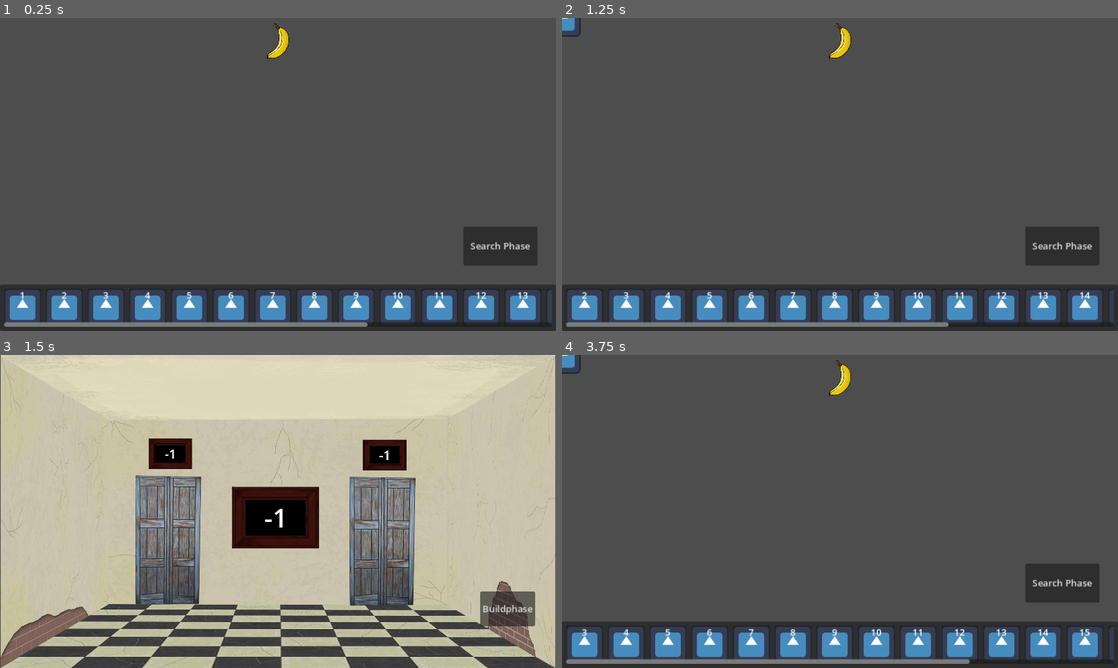
Above: before the commit, frames 1-4 (two rows, left to right).
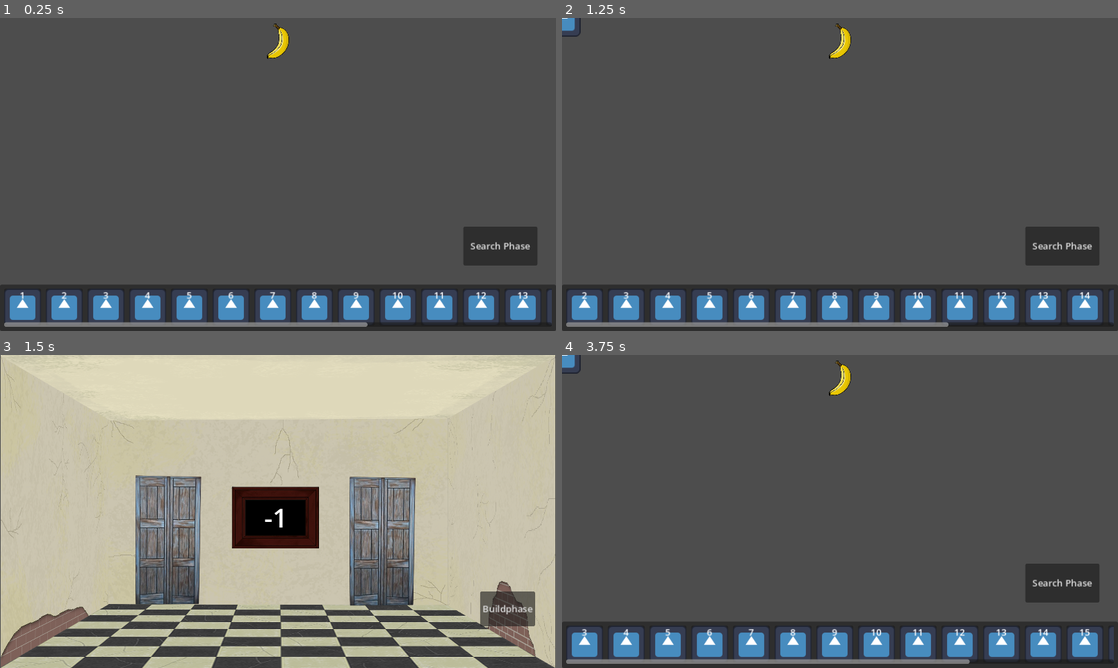
Above: after the commit, the same moments.

Repository: Combativ/AlgoDitTutorial
Game: Godot game, scene res://scenes/main.tscn
Two runs of this game, one before a commit and one after it. Both use one fixed random seed, a clock stepped at 60 frames per second and the inputs below. The engine's default icon, where the game draws it, is replaced by a stand-in: a white triangle on a blue panel in a dark square.
Inputs (mouse positions are in pixels of both pictures, inside the frame that each line leads up to):
- Up to frame 1 (0.25 s): no input
- Up to frame 2 (1.25 s): click (584, 305) at 0.52 s
- Up to frame 3 (1.5 s): click "Search Phase" at 1.25 s
- Up to frame 4 (3.75 s): click (945, 542) at 2.02 s; click "Buildphase" at 2.75 s; click (584, 642) at 3.52 s

Frames 1-2 are identical in both runs. In frame 3, 1.6% of the frame differs, in the area x 26-74%, y 26-37%; in frame 4, nothing differs.
Error before the commit: Invalid call. Nonexistent function 'get_left_child_node' in base 'Nil'. (res://scenes/search_phase/scripts/room.gd:37)

Commit message:
[Bugfix] Null-Door
Der Bug, dass ein Blatt weiterhin die alten Nummern über den Türen anzeigt wurde behoben

Der Bug, dass das Spiel abstürzt, wenn in einem Blatt auf eine Tür geklickt wird, wurde behoben

Die Nummern über den Türen werden nicht mehr angezeigt (lässt sich leicht umschalten)

Diff:
--- a/globals/global.gd
+++ b/globals/global.gd
@@ -9,3 +9,5 @@
 		tree_root = node
 	get():
 		return tree_root
+
+var path_tracker: Array = []
--- a/scenes/search_phase/scenes/door.tscn
+++ b/scenes/search_phase/scenes/door.tscn
@@ -11,9 +11,9 @@
 offset_right = 40.0
 offset_bottom = 40.0
 texture_normal = ExtResource("2_a3lmd")
-texture_hover = ExtResource("2_a3lmd")
 
 [node name="DoorNumber" parent="." instance=ExtResource("3_lt8sn")]
+visible = false
 position = Vector2(58, -231)
 scale = Vector2(0.5, 0.5)
 
--- a/scenes/search_phase/scripts/CONTROLLER_SEARCHPHASE.gd
+++ b/scenes/search_phase/scripts/CONTROLLER_SEARCHPHASE.gd
@@ -33,7 +33,3 @@
 		DOOR_IMG_DOORPLATE = img
 	get():
 		return DOOR_IMG_DOORPLATE
-
-#TODO creating null door && references if Room is leaf
-#func get_null_door():
-	#Door door = Door.new()
--- a/scenes/search_phase/scripts/door.gd
+++ b/scenes/search_phase/scripts/door.gd
@@ -65,15 +65,24 @@
 
 ##returns the reference to the room behind this door
 func get_door_node() -> SnapTargetNode:
-	return door_node
+	return self.door_node
+
+##returns the entire label of the door to give access to more detailed instructions for the door´s number field
+func get_door_label() -> Label:
+	return self.door_number
+
+func get_door_hitbox() -> TextureButton:
+	return self.door_hitbox
 
 #TODO something wents wrong (get_number() does not exist? but it actually does)
 ##updates the door´s number to the number of the room, this door references to
 func update() -> void:
 	if self.door_node != null:
 		set_number(self.door_node.get_number())
+		door_hitbox.set_disabled(false)
 	else:
-		print("door_node is null")
+		door_number.text = ""
+		door_hitbox.set_disabled(true)
 
 ##uses the method "move_to_room" from the Room class and hands over it´s own door_node
 func move_trough_door() -> void:
--- a/scenes/search_phase/scripts/room.gd
+++ b/scenes/search_phase/scripts/room.gd
@@ -36,10 +36,6 @@
 	if doorLeft != null:
 		doorLeft.set_door_node(self.room_node.get_left_child_node())
 		doorLeft.update()
-	#TODO implement Null Door
-	#else:
-		#doorLeft.set_number(-1)
-		#doorLeft.
 	if doorRight != null:
 		doorRight.set_door_node(self.room_node.get_right_child_node())
 		doorRight.update()
Not shown, added: scenes/search_phase/scenes/seaD73B.tmp
